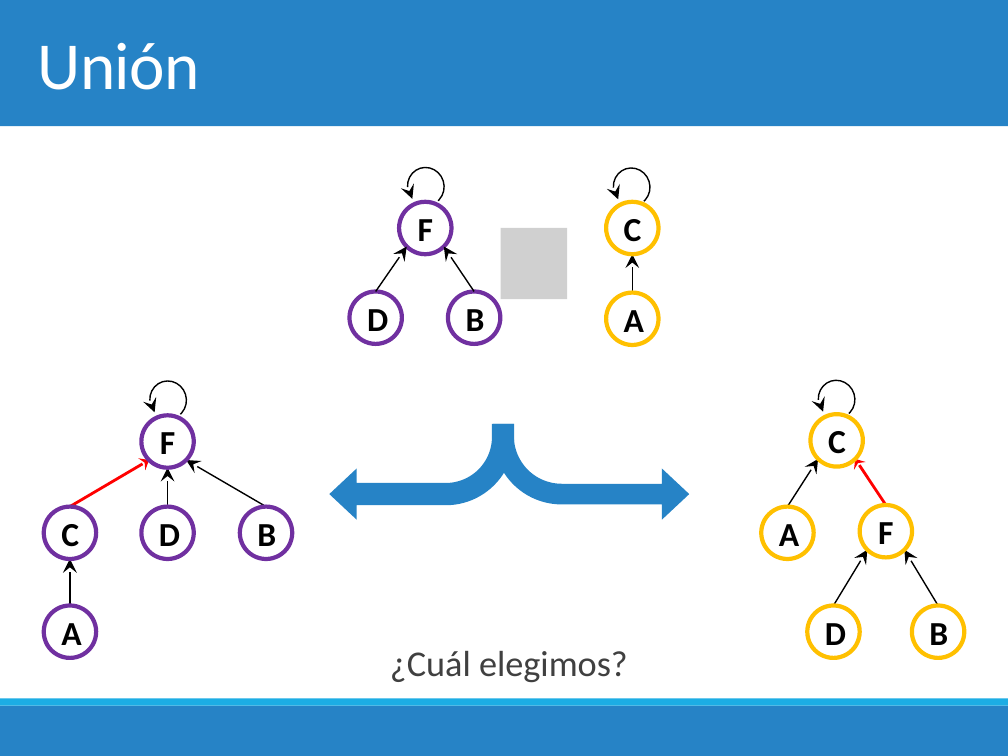
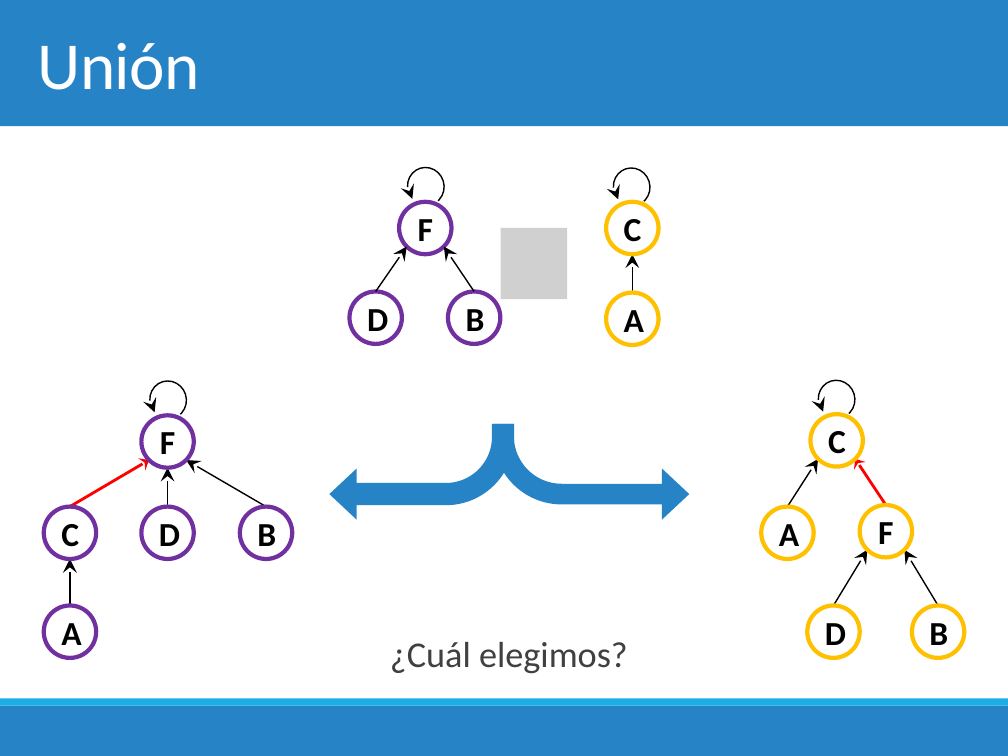
Before and after one commit to fvandeputte/2018-1, a slide deck: slide 34 of Clases/5. Algoritmos de Grafos/5. Kruskal & Conjuntos Disjuntos.pptx (slide 33 before the commit). Drawn at 1008x756 pixels with LibreOffice and Linux fonts; fonts in the diff are those of the drawing; grey boxes stand for pictures. Boxes give left, top, right and bottom in pixels: in the first picture for what was removed or moved away, otherwise in the second. Text is boxed around its words. In the diff, an @@ line names an element or a change of style, - is before the commit and + after.

```diff
--- a/Clases/5. Algoritmos de Grafos/5. Kruskal & Conjuntos Disjuntos.pptx
+++ b/Clases/5. Algoritmos de Grafos/5. Kruskal & Conjuntos Disjuntos.pptx
@@ text "¿Cuál elegimos?" at bbox=[390, 642, 628, 674]: line spacing 1.5 to 1.3 @@
```
Also in this commit, not shown: 1 other slide changed, 1 slide added, 3 other files.
